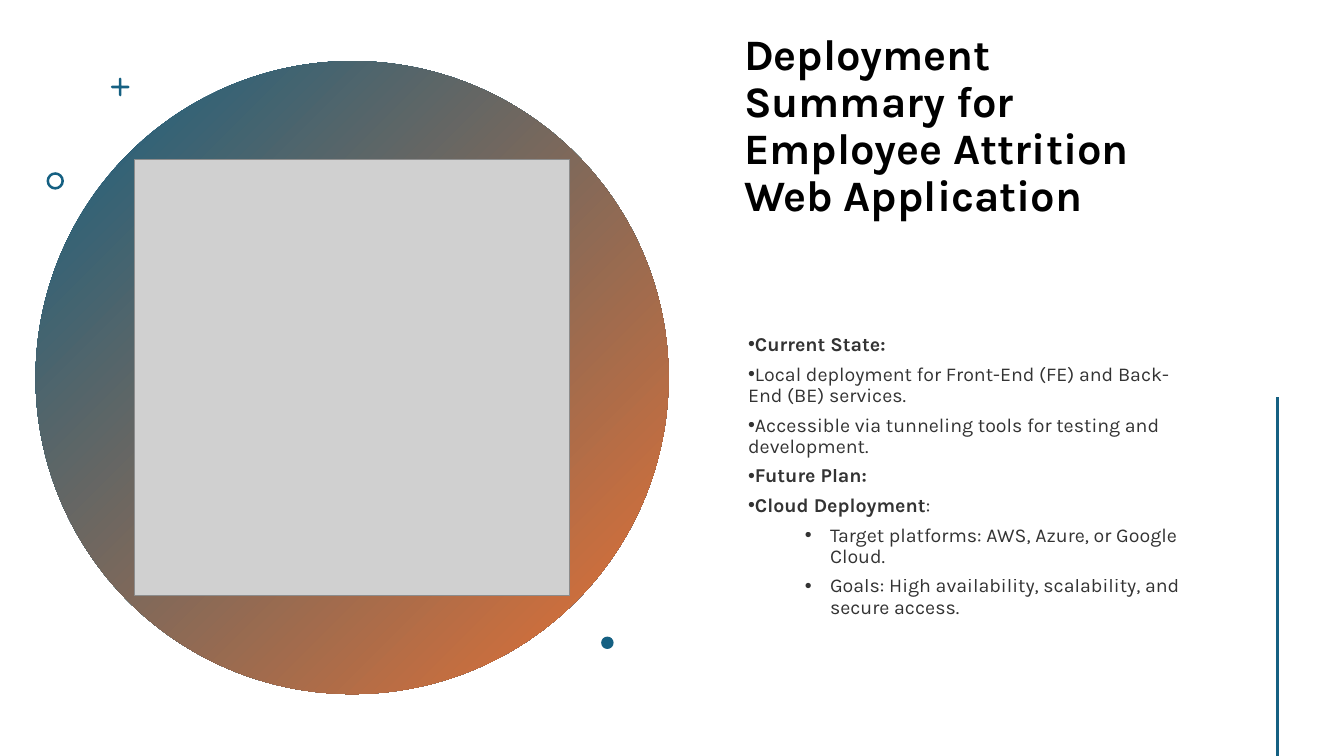
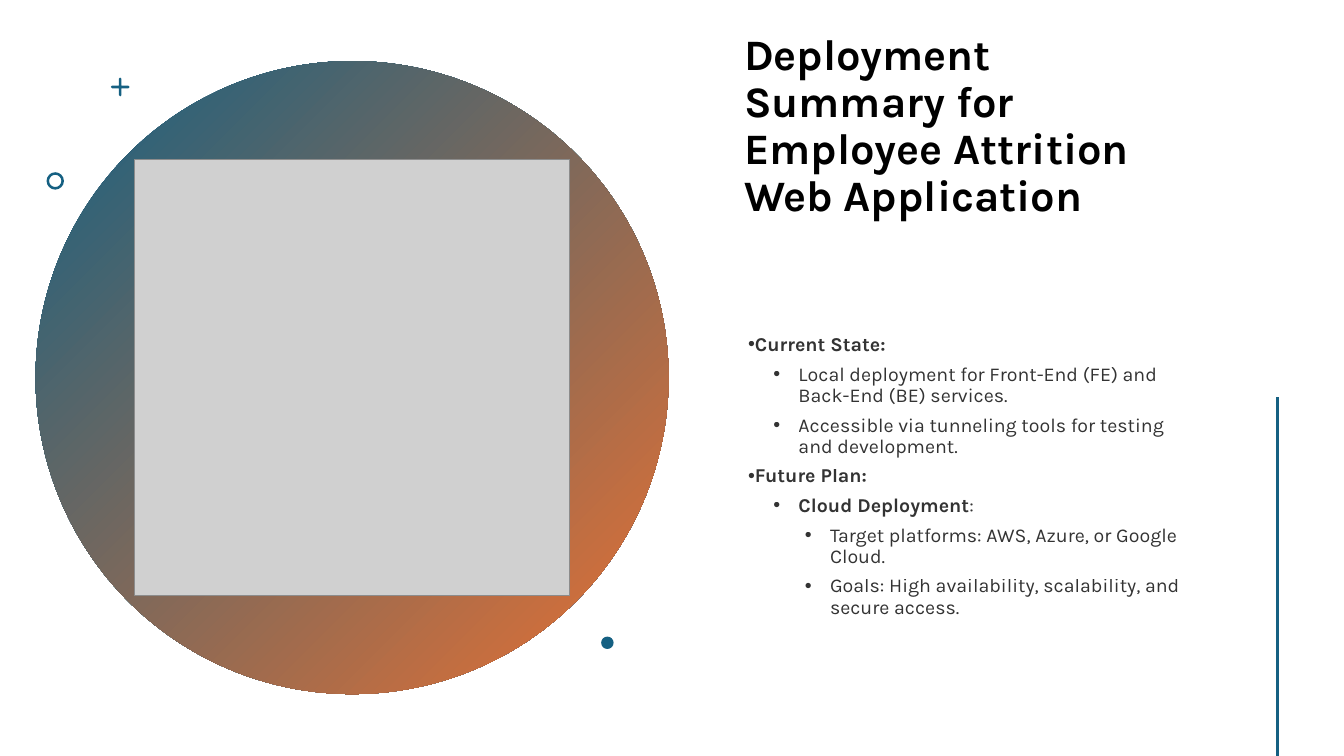
Before and after one commit to monikatyagiisc/employee-attrition-prediction, a slide deck: slide 11 of Project_Presentation_Employee_Attrition_Prediction.pptx. Drawn at 1344x756 pixels with LibreOffice and Linux fonts; fonts in the diff are those of the drawing; grey boxes stand for pictures. Boxes give left, top, right and bottom in pixels: in the first picture for what was removed or moved away, otherwise in the second. Text is boxed around its words. In the diff, an @@ line names an element or a change of style, - is before the commit and + after.

Commit message:
Refactor PPT

```diff
--- a/Project_Presentation_Employee_Attrition_Prediction.pptx
+++ b/Project_Presentation_Employee_Attrition_Prediction.pptx
@@ text at (798, 367, 1164, 517): list level 1 to 2 in "Local deployment for Front-End (FE) ..."; list level 1 to 2 in "Accessible via tunneling tools for ..."; list level 1 to 2 in "Cloud Deployment:" @@
```
